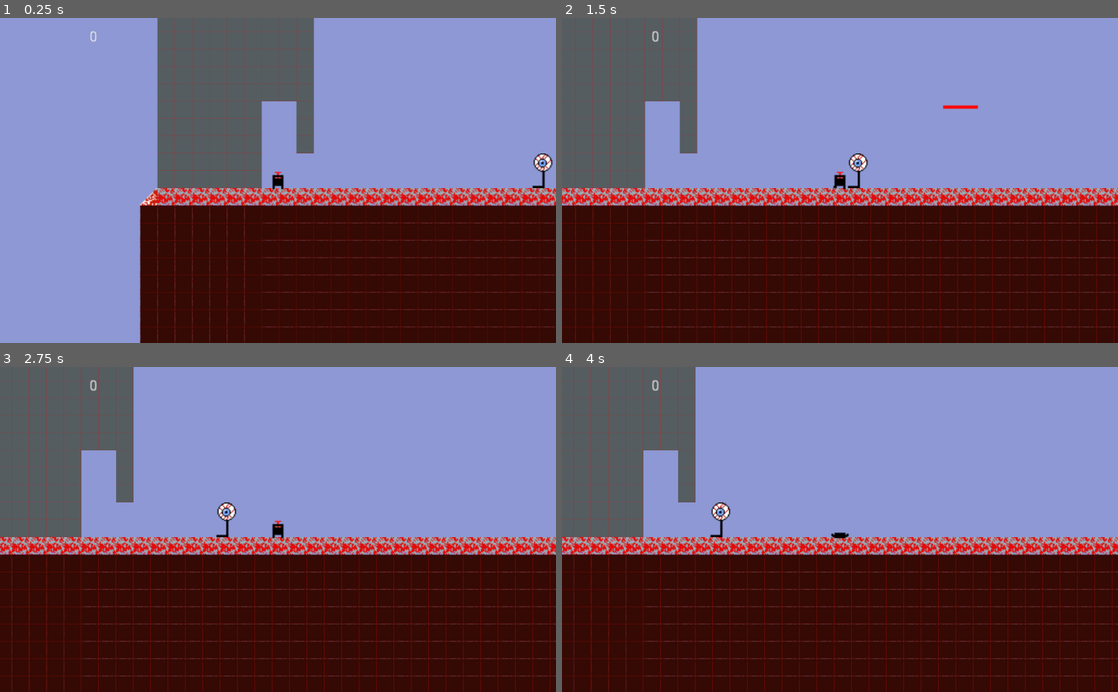
Above: before the commit, frames 1-4 (two rows, left to right).
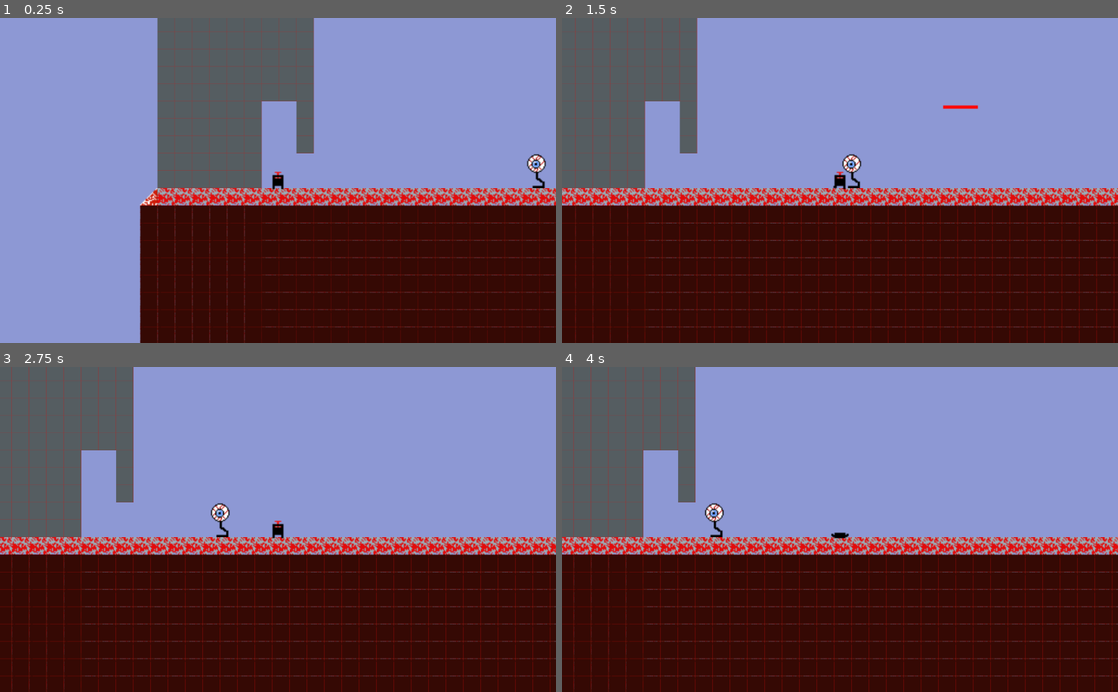
Above: after the commit, the same moments.

Repository: tompasini/Born4Lazers
Game: Godot game, scene res://Worlds/Red World/RedLevel1.tscn
The game is run twice, just before and just after one commit, with the same random seed, the same clock (stepped at 60 frames per second) and the same inputs.
Inputs (mouse positions are in pixels of both pictures, inside the frame that each line leads up to):
- Up to frame 1 (0.25 s): no input
- Up to frame 2 (1.5 s): move the mouse to (962, 164) at 0.52 s; hold Shift (run) 0.53-1.28 s; hold D (right) from 0.53 s (still down); tap Space (jump) at 0.77 s; move the mouse to (728, 196) at 1.27 s; click (728, 196) at 1.35 s
- Up to frame 3 (2.75 s): tap Space (jump) at 1.52 s; move the mouse to (333, 458) at 2.02 s; release D (right) at 2.03 s; hold A (left) from 2.03 s (still down); hold Shift (run) from 2.03 s (still down)
- Up to frame 4 (4 s): move the mouse to (812, 594) at 2.77 s; release A (left) at 2.78 s; release Shift (run) at 2.78 s; hold D (right) from 2.78 s (still down); click (812, 594) at 2.85 s; tap Space (jump) at 3.02, 3.77 s; move the mouse to (1006, 578) at 3.52 s; hold Shift (run) from 3.53 s (still down)

The runs differ from the first frame. In frame 1, 0.3% of the frame differs, in the area x 16-100%, y 4-51%; in frame 2, 0.3%, in the area x 16-55%, y 4-51%; in frame 3, 0.3%; in frame 4, 0.3%.

Commit message:
removed score

Diff:
--- a/Enemies/Eyebes.tscn
+++ b/Enemies/Eyebes.tscn
@@ -53,6 +53,7 @@
 [node name="AnimatedSprite" type="AnimatedSprite" parent="."]
 frames = SubResource( 1 )
 animation = "walk"
+frame = 1
 speed_scale = 0.625
 playing = true
 
--- a/Scripts/Eybes.gd
+++ b/Scripts/Eybes.gd
@@ -43,8 +43,6 @@
 
 func _on_Timer_timeout():
 	queue_free()
-	GlobalVariables.update_score((GlobalVariables.score + 100))
-
 
 
 
--- a/Scripts/Global/global_variables.gd
+++ b/Scripts/Global/global_variables.gd
@@ -3,11 +3,7 @@
 var dmgPowerUps = 0
 var fireRatePowerUps = 0
 var laser_damage = 5
-var score = 0
 var currentWorld = "Red"
 
 func _ready():
 	pass
-
-func update_score(value):
-	score = value
--- a/Scripts/RedBat.gd
+++ b/Scripts/RedBat.gd
@@ -61,7 +61,6 @@
 		if(!life):
 			remove_collisions()
 			queue_free()
-			GlobalVariables.update_score((GlobalVariables.score + 150))
 
 func remove_collisions():
 	set_collision_layer_bit(4, false)
--- a/Worlds/Red World/RedLevel1.tscn
+++ b/Worlds/Red World/RedLevel1.tscn
@@ -1,8 +1,7 @@
-[gd_scene load_steps=10 format=2]
+[gd_scene load_steps=9 format=2]
 
 [ext_resource path="res://Enemies/Eyebes.tscn" type="PackedScene" id=1]
 [ext_resource path="res://LZer.tscn" type="PackedScene" id=2]
-[ext_resource path="res://HUD/ScoreDisplay.tscn" type="PackedScene" id=3]
 [ext_resource path="res://Enemies/RedBat.tscn" type="PackedScene" id=4]
 [ext_resource path="res://Interactables/Switches/RedSwitch.tscn" type="PackedScene" id=5]
 [ext_resource path="res://Scripts/Level.gd" type="Script" id=7]
@@ -91,12 +90,6 @@
 limit_smoothed = true
 smoothing_speed = 12.0
 
-[node name="ScoreDisplay" parent="LZer/Camera2D" instance=ExtResource( 3 )]
-margin_left = -174.0
-margin_top = -139.0
-margin_right = -134.0
-margin_bottom = -125.0
-
 [node name="Label" type="Label" parent="."]
 margin_left = -202.0
 margin_top = -175.0
--- a/Worlds/Red World/RedLevel10.tscn
+++ b/Worlds/Red World/RedLevel10.tscn
@@ -1,8 +1,7 @@
-[gd_scene load_steps=13 format=2]
+[gd_scene load_steps=12 format=2]
 
 [ext_resource path="res://Enemies/Eyebes.tscn" type="PackedScene" id=1]
 [ext_resource path="res://LZer.tscn" type="PackedScene" id=2]
-[ext_resource path="res://HUD/ScoreDisplay.tscn" type="PackedScene" id=3]
 [ext_resource path="res://Enemies/RedBat.tscn" type="PackedScene" id=4]
 [ext_resource path="res://Interactables/Switches/RedSwitch.tscn" type="PackedScene" id=5]
 [ext_resource path="res://Scripts/Level.gd" type="Script" id=7]
@@ -99,11 +98,5 @@
 limit_bottom = 600
 limit_smoothed = true
 
-[node name="ScoreDisplay" parent="LZer/Camera2D" instance=ExtResource( 3 )]
-margin_left = -174.0
-margin_top = -139.0
-margin_right = -134.0
-margin_bottom = -125.0
-
 [connection signal="body_entered" from="FallZone" to="LZer" method="_on_FallZone_body_entered"]
 [connection signal="body_entered" from="Switch" to="." method="_on_Switch_body_entered"]
--- a/Worlds/Red World/RedLevel2.tscn
+++ b/Worlds/Red World/RedLevel2.tscn
@@ -1,8 +1,7 @@
-[gd_scene load_steps=10 format=2]
+[gd_scene load_steps=9 format=2]
 
 [ext_resource path="res://Enemies/Eyebes.tscn" type="PackedScene" id=1]
 [ext_resource path="res://LZer.tscn" type="PackedScene" id=2]
-[ext_resource path="res://HUD/ScoreDisplay.tscn" type="PackedScene" id=3]
 [ext_resource path="res://Enemies/RedBat.tscn" type="PackedScene" id=4]
 [ext_resource path="res://Interactables/Switches/RedSwitch.tscn" type="PackedScene" id=5]
 [ext_resource path="res://Scripts/Level.gd" type="Script" id=7]
@@ -71,11 +70,5 @@
 limit_bottom = 1200
 limit_smoothed = true
 
-[node name="ScoreDisplay" parent="LZer/Camera2D" instance=ExtResource( 3 )]
-margin_left = -174.0
-margin_top = -139.0
-margin_right = -134.0
-margin_bottom = -125.0
-
 [connection signal="body_entered" from="FallZone" to="LZer" method="_on_FallZone_body_entered"]
 [connection signal="body_entered" from="Switch" to="." method="_on_Switch_body_entered"]
--- a/Worlds/Red World/RedLevel3.tscn
+++ b/Worlds/Red World/RedLevel3.tscn
@@ -1,8 +1,7 @@
-[gd_scene load_steps=21 format=2]
+[gd_scene load_steps=20 format=2]
 
 [ext_resource path="res://Enemies/Eyebes.tscn" type="PackedScene" id=1]
 [ext_resource path="res://LZer.tscn" type="PackedScene" id=2]
-[ext_resource path="res://HUD/ScoreDisplay.tscn" type="PackedScene" id=3]
 [ext_resource path="res://Enemies/RedBat.tscn" type="PackedScene" id=4]
 [ext_resource path="res://Interactables/Switches/RedSwitch.tscn" type="PackedScene" id=5]
 [ext_resource path="res://Scripts/Level.gd" type="Script" id=7]
@@ -346,11 +345,5 @@
 limit_bottom = 1200
 limit_smoothed = true
 
-[node name="ScoreDisplay" parent="LZer/Camera2D" instance=ExtResource( 3 )]
-margin_left = -174.0
-margin_top = -139.0
-margin_right = -134.0
-margin_bottom = -125.0
-
 [connection signal="body_entered" from="FallZone" to="LZer" method="_on_FallZone_body_entered"]
 [connection signal="body_entered" from="Switch" to="." method="_on_Switch_body_entered"]
--- a/Worlds/Red World/RedLevel4.tscn
+++ b/Worlds/Red World/RedLevel4.tscn
@@ -1,7 +1,6 @@
-[gd_scene load_steps=13 format=2]
+[gd_scene load_steps=12 format=2]
 
 [ext_resource path="res://LZer.tscn" type="PackedScene" id=2]
-[ext_resource path="res://HUD/ScoreDisplay.tscn" type="PackedScene" id=3]
 [ext_resource path="res://Enemies/RedBat.tscn" type="PackedScene" id=4]
 [ext_resource path="res://Interactables/Switches/RedSwitch.tscn" type="PackedScene" id=5]
 [ext_resource path="res://Scripts/Level.gd" type="Script" id=7]
@@ -283,12 +282,6 @@
 limit_bottom = 8000
 limit_smoothed = true
 
-[node name="ScoreDisplay" parent="LZer/Camera2D" instance=ExtResource( 3 )]
-margin_left = -174.0
-margin_top = -139.0
-margin_right = -134.0
-margin_bottom = -125.0
-
 [node name="Node2D" type="Node2D" parent="."]
 
 [node name="RedBat" parent="Node2D" instance=ExtResource( 4 )]
--- a/Worlds/Red World/RedLevel5.tscn
+++ b/Worlds/Red World/RedLevel5.tscn
@@ -1,8 +1,7 @@
-[gd_scene load_steps=13 format=2]
+[gd_scene load_steps=12 format=2]
 
 [ext_resource path="res://Enemies/Eyebes.tscn" type="PackedScene" id=1]
 [ext_resource path="res://LZer.tscn" type="PackedScene" id=2]
-[ext_resource path="res://HUD/ScoreDisplay.tscn" type="PackedScene" id=3]
 [ext_resource path="res://Enemies/RedBat.tscn" type="PackedScene" id=4]
 [ext_resource path="res://Interactables/Switches/RedSwitch.tscn" type="PackedScene" id=5]
 [ext_resource path="res://Scripts/Level.gd" type="Script" id=7]
@@ -99,11 +98,5 @@
 limit_bottom = 600
 limit_smoothed = true
 
-[node name="ScoreDisplay" parent="LZer/Camera2D" instance=ExtResource( 3 )]
-margin_left = -174.0
-margin_top = -139.0
-margin_right = -134.0
-margin_bottom = -125.0
-
 [connection signal="body_entered" from="FallZone" to="LZer" method="_on_FallZone_body_entered"]
 [connection signal="body_entered" from="Switch" to="." method="_on_Switch_body_entered"]
--- a/Worlds/Red World/RedLevel6.tscn
+++ b/Worlds/Red World/RedLevel6.tscn
@@ -1,8 +1,7 @@
-[gd_scene load_steps=13 format=2]
+[gd_scene load_steps=12 format=2]
 
 [ext_resource path="res://Enemies/Eyebes.tscn" type="PackedScene" id=1]
 [ext_resource path="res://LZer.tscn" type="PackedScene" id=2]
-[ext_resource path="res://HUD/ScoreDisplay.tscn" type="PackedScene" id=3]
 [ext_resource path="res://Enemies/RedBat.tscn" type="PackedScene" id=4]
 [ext_resource path="res://Interactables/Switches/RedSwitch.tscn" type="PackedScene" id=5]
 [ext_resource path="res://Scripts/Level.gd" type="Script" id=7]
@@ -99,11 +98,5 @@
 limit_bottom = 600
 limit_smoothed = true
 
-[node name="ScoreDisplay" parent="LZer/Camera2D" instance=ExtResource( 3 )]
-margin_left = -174.0
-margin_top = -139.0
-margin_right = -134.0
-margin_bottom = -125.0
-
 [connection signal="body_entered" from="FallZone" to="LZer" method="_on_FallZone_body_entered"]
 [connection signal="body_entered" from="Switch" to="." method="_on_Switch_body_entered"]
--- a/Worlds/Red World/RedLevel7.tscn
+++ b/Worlds/Red World/RedLevel7.tscn
@@ -1,8 +1,7 @@
-[gd_scene load_steps=13 format=2]
+[gd_scene load_steps=12 format=2]
 
 [ext_resource path="res://Enemies/Eyebes.tscn" type="PackedScene" id=1]
 [ext_resource path="res://LZer.tscn" type="PackedScene" id=2]
-[ext_resource path="res://HUD/ScoreDisplay.tscn" type="PackedScene" id=3]
 [ext_resource path="res://Enemies/RedBat.tscn" type="PackedScene" id=4]
 [ext_resource path="res://Interactables/Switches/RedSwitch.tscn" type="PackedScene" id=5]
 [ext_resource path="res://Scripts/Level.gd" type="Script" id=7]
@@ -99,11 +98,5 @@
 limit_bottom = 600
 limit_smoothed = true
 
-[node name="ScoreDisplay" parent="LZer/Camera2D" instance=ExtResource( 3 )]
-margin_left = -174.0
-margin_top = -139.0
-margin_right = -134.0
-margin_bottom = -125.0
-
 [connection signal="body_entered" from="FallZone" to="LZer" method="_on_FallZone_body_entered"]
 [connection signal="body_entered" from="Switch" to="." method="_on_Switch_body_entered"]
--- a/Worlds/Red World/RedLevel8.tscn
+++ b/Worlds/Red World/RedLevel8.tscn
@@ -1,8 +1,7 @@
-[gd_scene load_steps=13 format=2]
+[gd_scene load_steps=12 format=2]
 
 [ext_resource path="res://Enemies/Eyebes.tscn" type="PackedScene" id=1]
 [ext_resource path="res://LZer.tscn" type="PackedScene" id=2]
-[ext_resource path="res://HUD/ScoreDisplay.tscn" type="PackedScene" id=3]
 [ext_resource path="res://Enemies/RedBat.tscn" type="PackedScene" id=4]
 [ext_resource path="res://Interactables/Switches/RedSwitch.tscn" type="PackedScene" id=5]
 [ext_resource path="res://Scripts/Level.gd" type="Script" id=7]
@@ -99,11 +98,5 @@
 limit_bottom = 600
 limit_smoothed = true
 
-[node name="ScoreDisplay" parent="LZer/Camera2D" instance=ExtResource( 3 )]
-margin_left = -174.0
-margin_top = -139.0
-margin_right = -134.0
-margin_bottom = -125.0
-
 [connection signal="body_entered" from="FallZone" to="LZer" method="_on_FallZone_body_entered"]
 [connection signal="body_entered" from="Switch" to="." method="_on_Switch_body_entered"]
--- a/Worlds/Red World/RedLevel9.tscn
+++ b/Worlds/Red World/RedLevel9.tscn
@@ -1,8 +1,7 @@
-[gd_scene load_steps=13 format=2]
+[gd_scene load_steps=12 format=2]
 
 [ext_resource path="res://Enemies/Eyebes.tscn" type="PackedScene" id=1]
 [ext_resource path="res://LZer.tscn" type="PackedScene" id=2]
-[ext_resource path="res://HUD/ScoreDisplay.tscn" type="PackedScene" id=3]
 [ext_resource path="res://Enemies/RedBat.tscn" type="PackedScene" id=4]
 [ext_resource path="res://Interactables/Switches/RedSwitch.tscn" type="PackedScene" id=5]
 [ext_resource path="res://Scripts/Level.gd" type="Script" id=7]
@@ -99,11 +98,5 @@
 limit_bottom = 600
 limit_smoothed = true
 
-[node name="ScoreDisplay" parent="LZer/Camera2D" instance=ExtResource( 3 )]
-margin_left = -174.0
-margin_top = -139.0
-margin_right = -134.0
-margin_bottom = -125.0
-
 [connection signal="body_entered" from="FallZone" to="LZer" method="_on_FallZone_body_entered"]
 [connection signal="body_entered" from="Switch" to="." method="_on_Switch_body_entered"]
